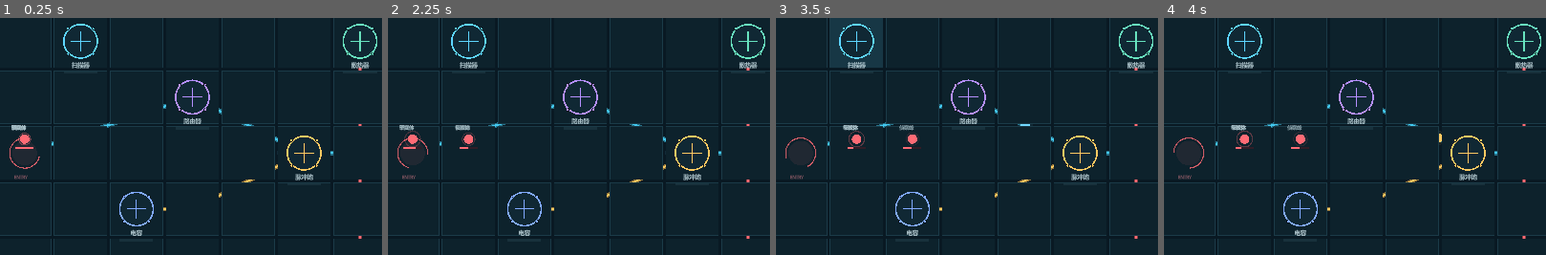
Above: before the commit, frames 1-4 (left to right).
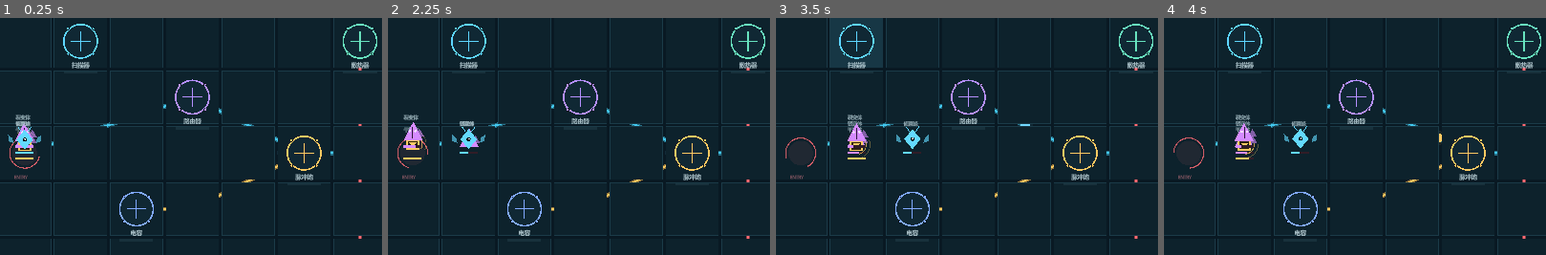
Above: after the commit, the same moments.

Repository: wsw12321/circuit-bastion
Game: Godot game, scene res://scenes/main.tscn
The game is run twice, just before and just after one commit, with the same random seed, the same clock (stepped at 60 frames per second) and the same inputs.
Inputs (mouse positions are % of the whole screen's width and height, from its top left):
- Up to frame 1 (0.25 s): no input
- Up to frame 2 (2.25 s): tap Enter at 0.5 s; drag from (50, 50) to (60, 28) at 0.52 s; drag from (30, 55) to (45, 70) at 1.27 s; tap Space at 2 s; move the mouse to (60, 28) at 2.02 s; tap Delete at 2.1 s; click (60, 28) at 2.17 s
- Up to frame 3 (3.5 s): tap Enter at 2.75 s; drag from (45, 70) to (20, 35) at 2.77 s
- Up to frame 4 (4 s): move the mouse to (80, 65) at 3.52 s; tap R at 3.6 s; click (80, 65) at 3.67 s
The pictures show only the part of the screen within x 9-59%, y 28-78%; the shares and areas given below are measured in that part.

The runs differ from the first frame. In frame 1, 0.8% of the frame differs, in the area x 2-11%, y 40-60%; in frame 2, 1.1%; in frame 3, 1.2%; in frame 4, 1.2%, in the area x 17-40%, y 40-60%.

Commit message:
Render distinct procedural enemy and boss silhouettes with hit and death states

Diff:
--- a/godot/battle_view.gd
+++ b/godot/battle_view.gd
@@ -17,6 +17,7 @@
 const MARGIN := 28.0
 const RIGHT_PANEL_WIDTH := 326.0
 const BOTTOM_BAR_HEIGHT := 84.0
+const CHARACTER_ART := preload("res://godot/character_art.gd")
 
 var simulation: Object
 var snapshot: Dictionary = {}
@@ -45,6 +46,11 @@
 var feedback_message := "就绪 · 点击商店模块开始部署"
 var feedback_tone := "info"
 var touch_pointer_id := -1
+var enemy_hp_cache: Dictionary = {}
+var enemy_last_state: Dictionary = {}
+var enemy_hit_flash: Dictionary = {}
+var enemy_death_effects: Array = []
+var art_tick := -1
 
 var modules: Array = [
 	{"id": "scanner", "name": "探针", "cell": Vector2i(1, 1), "color": Color("#5ed6ff"), "load": 0.22},
@@ -72,6 +78,17 @@
 func _process(delta: float) -> void:
 	phase = fmod(phase + delta * (0.8 if not paused else 0.16), TAU)
 	route_flash = maxf(0.0, route_flash - delta * 1.7)
+	for enemy_id in enemy_hit_flash.keys():
+		var remaining := float(enemy_hit_flash[enemy_id]) - delta * 4.2
+		if remaining <= 0.0:
+			enemy_hit_flash.erase(enemy_id)
+		else:
+			enemy_hit_flash[enemy_id] = remaining
+	for index in range(enemy_death_effects.size() - 1, -1, -1):
+		var effect: Dictionary = enemy_death_effects[index]
+		effect["ttl"] = float(effect.get("ttl", 0.0)) - delta
+		if float(effect.get("ttl", 0.0)) <= 0.0:
+			enemy_death_effects.remove_at(index)
 	if simulation != null and simulation.has_method("get_snapshot"):
 		set_snapshot(simulation.get_snapshot())
 	queue_redraw()
@@ -93,6 +110,7 @@
 func set_snapshot(value: Dictionary) -> void:
 	snapshot = value.duplicate(true)
 	var tick := int(snapshot.get("tick", 0))
+	_sync_enemy_art(tick)
 	if last_tick >= 0 and tick != last_tick:
 		route_flash = 1.0
 		route_flash_color = Color("#ffca62") if tick % 3 == 0 else Color("#72d7ff")
@@ -313,25 +331,95 @@
 		for enemy_id in enemy_state.keys():
 			var enemy: Dictionary = enemy_state[enemy_id]
 			var progress: float = clampf(float(enemy.get("progress", 0.0)), 0.0, 0.99)
+			var label := str(enemy.get("label", "目标"))
+			var kind := str(enemy.get("kind", _infer_enemy_kind(label)))
 			enemy_list.append({
+				"id": str(enemy_id),
 				"cell": Vector2i(int(progress * 7.0), 3),
-				"hp": float(enemy.get("hp", 1.0)) / maxf(1.0, float(enemy.get("max_hp", 1.0))),
-				"label": str(enemy.get("label", "目标")),
+				"progress": progress,
+				"hp": float(enemy.get("hp", 1.0)),
+				"max_hp": maxf(1.0, float(enemy.get("max_hp", 1.0))),
+				"label": label,
+				"kind": kind,
 			})
 	else:
 		enemy_list = [
-			{"cell": Vector2i(0, 3), "hp": 0.72, "label": "裂隙虫"},
-			{"cell": Vector2i(1, 3), "hp": 0.46, "label": "裂隙虫"},
-			{"cell": Vector2i(2, 3), "hp": 0.88, "label": "侦察蜂"},
+			{"id": "preview_scout", "cell": Vector2i(0, 3), "progress": 0.03, "hp": 25.0, "max_hp": 34.0, "label": "侦察蜂", "kind": "scout"},
+			{"id": "preview_bruiser", "cell": Vector2i(1, 3), "progress": 0.17, "hp": 64.0, "max_hp": 90.0, "label": "破城兽", "kind": "bruiser"},
+			{"id": "preview_phase", "cell": Vector2i(2, 3), "progress": 0.29, "hp": 55.0, "max_hp": 74.0, "label": "相位影", "kind": "phase"},
+			{"id": "preview_jammer", "cell": Vector2i(3, 3), "progress": 0.41, "hp": 48.0, "max_hp": 64.0, "label": "干扰体", "kind": "jammer"},
+			{"id": "preview_leech", "cell": Vector2i(4, 3), "progress": 0.54, "hp": 28.0, "max_hp": 42.0, "label": "虹吸虫", "kind": "leech"},
+			{"id": "preview_splitter", "cell": Vector2i(5, 3), "progress": 0.66, "hp": 40.0, "max_hp": 52.0, "label": "裂变体", "kind": "splitter"},
+			{"id": "preview_boss", "cell": Vector2i(6, 3), "progress": 0.78, "hp": 410.0, "max_hp": 520.0, "label": "熔断主宰", "kind": "boss"},
 		]
 	for enemy in enemy_list:
-		var center := _cell_center(origin, cell_size, enemy.cell) + Vector2(0, -cell_size * 0.25)
-		draw_circle(center, 9.0, Color("#ff6b75"))
-		draw_circle(center, 13.0 + sin(phase * 1.4 + center.x) * 2.0, Color("#ff6b75", 0.12), false, 2.0)
-		var hp_rect := Rect2(center + Vector2(-17, 15), Vector2(34, 4))
+		var kind := str(enemy.get("kind", "scout"))
+		var center := _cell_center(origin, cell_size, enemy.get("cell", Vector2i.ZERO)) + Vector2(0, -cell_size * 0.25)
+		var serial := str(enemy.get("id", "0")).replace("E", "")
+		var lane := 0.0 if not serial.is_valid_int() else float((int(serial) % 3) - 1) * cell_size * 0.11
+		center += Vector2(0, lane)
+		var is_boss := kind == "boss"
+		var art_size := cell_size * (0.47 if is_boss else 0.31)
+		var hit_intensity := float(enemy_hit_flash.get(str(enemy.get("id", "")), 0.0))
+		CHARACTER_ART.draw_enemy(self, center, art_size, kind, "hit" if hit_intensity > 0.0 else "idle", phase, hit_intensity)
+		var hp_ratio := clampf(float(enemy.get("hp", 1.0)) / maxf(1.0, float(enemy.get("max_hp", 1.0))), 0.0, 1.0)
+		var bar_width := 58.0 if is_boss else 34.0
+		var hp_rect := Rect2(center + Vector2(-bar_width * 0.5, art_size * 0.72), Vector2(bar_width, 4))
+		var art_color := CHARACTER_ART.palette(kind)
 		draw_rect(hp_rect, Color("#311d27"), true)
-		draw_rect(Rect2(hp_rect.position, Vector2(hp_rect.size.x * enemy.hp, hp_rect.size.y)), Color("#ff6b75"), true)
-		draw_string(font, center + Vector2(-25, -18), enemy.label, HORIZONTAL_ALIGNMENT_LEFT, -1, 9, Color("#a8c0c8"))
+		draw_rect(Rect2(hp_rect.position, Vector2(hp_rect.size.x * hp_ratio, hp_rect.size.y)), art_color, true)
+		draw_string(font, center + Vector2(-bar_width * 0.5, -art_size * 0.78), str(enemy.get("label", "目标")), HORIZONTAL_ALIGNMENT_LEFT, bar_width, 9 if not is_boss else 10, Color("#e6f2f4") if is_boss else Color("#a8c0c8"))
+		if is_boss:
+			draw_string(font, center + Vector2(-bar_width * 0.5, art_size * 0.96), "BOSS  %02d%%" % int(hp_ratio * 100.0), HORIZONTAL_ALIGNMENT_LEFT, bar_width, 8, Color("#ffca62"))
+	for effect in enemy_death_effects:
+		var death_progress := clampf(float(effect.get("progress", 0.0)), 0.0, 0.99)
+		var death_center := _cell_center(origin, cell_size, Vector2i(int(death_progress * 7.0), 3)) + Vector2(0, -cell_size * 0.25)
+		var death_kind := str(effect.get("kind", "scout"))
+		var death_size := cell_size * (0.47 if death_kind == "boss" else 0.31)
+		var max_ttl := maxf(0.01, float(effect.get("max_ttl", 1.0)))
+		var intensity := clampf(float(effect.get("ttl", 0.0)) / max_ttl, 0.0, 1.0)
+		CHARACTER_ART.draw_death_burst(self, death_center, death_size, death_kind, phase, intensity)
+		draw_string(font, death_center + Vector2(-death_size, death_size * 0.98), str(effect.get("label", "目标")) + " · OFFLINE", HORIZONTAL_ALIGNMENT_LEFT, death_size * 2.0, 8, Color(1.0, 0.83, 0.68, intensity))
+
+func _infer_enemy_kind(label: String) -> String:
+	var labels := {
+		"侦察蜂": "scout",
+		"破城兽": "bruiser",
+		"裂变体": "splitter",
+		"干扰体": "jammer",
+		"虹吸虫": "leech",
+		"相位影": "phase",
+		"熔断主宰": "boss",
+	}
+	return str(labels.get(label, "scout"))
+
+func _sync_enemy_art(tick: int) -> void:
+	if art_tick == tick:
+		return
+	art_tick = tick
+	var current: Dictionary = snapshot.get("enemies", {})
+	for enemy_id in current.keys():
+		var enemy: Dictionary = current[enemy_id]
+		var hp := float(enemy.get("hp", 1.0))
+		if enemy_hp_cache.has(enemy_id) and hp < float(enemy_hp_cache[enemy_id]):
+			enemy_hit_flash[enemy_id] = 1.0
+		enemy_hp_cache[enemy_id] = hp
+		enemy_last_state[enemy_id] = enemy.duplicate(true)
+	for enemy_id in enemy_last_state.keys():
+		if current.has(enemy_id):
+			continue
+		var previous: Dictionary = enemy_last_state[enemy_id]
+		var previous_label := str(previous.get("label", "目标"))
+		enemy_death_effects.append({
+			"progress": clampf(float(previous.get("progress", 0.0)), 0.0, 0.99),
+			"kind": str(previous.get("kind", _infer_enemy_kind(previous_label))),
+			"label": previous_label,
+			"ttl": 1.0,
+			"max_ttl": 1.0,
+		})
+		enemy_last_state.erase(enemy_id)
+		enemy_hp_cache.erase(enemy_id)
+		enemy_hit_flash.erase(enemy_id)
 
 
 func _draw_path_legend(board: Rect2) -> void:
